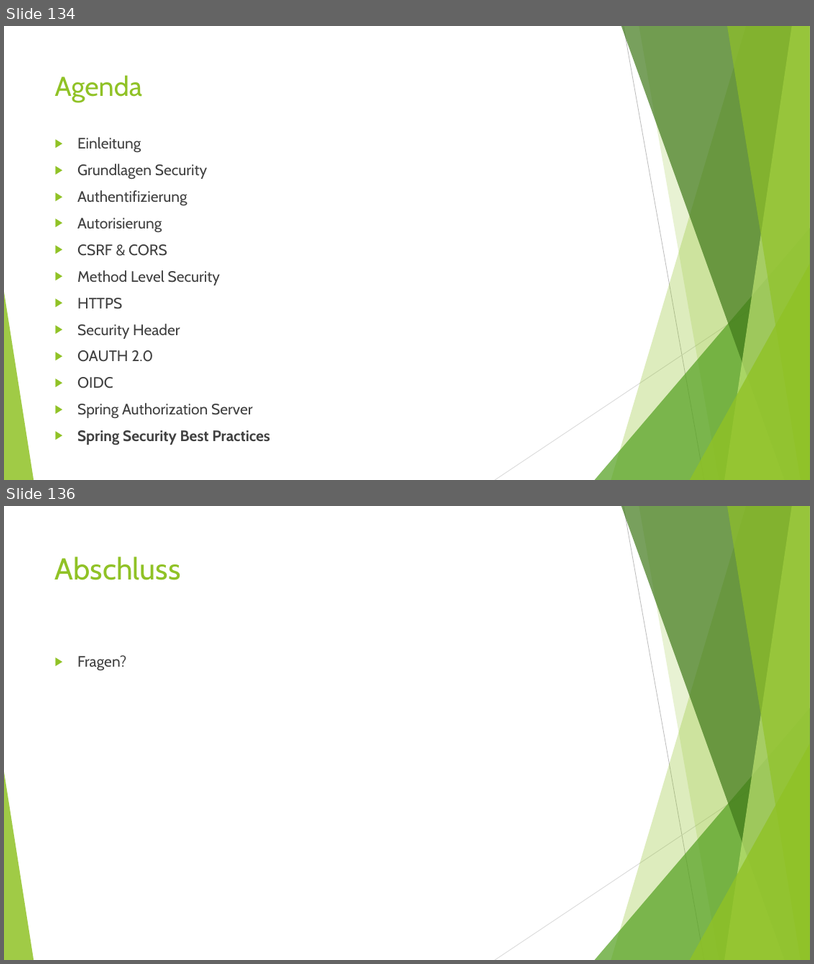
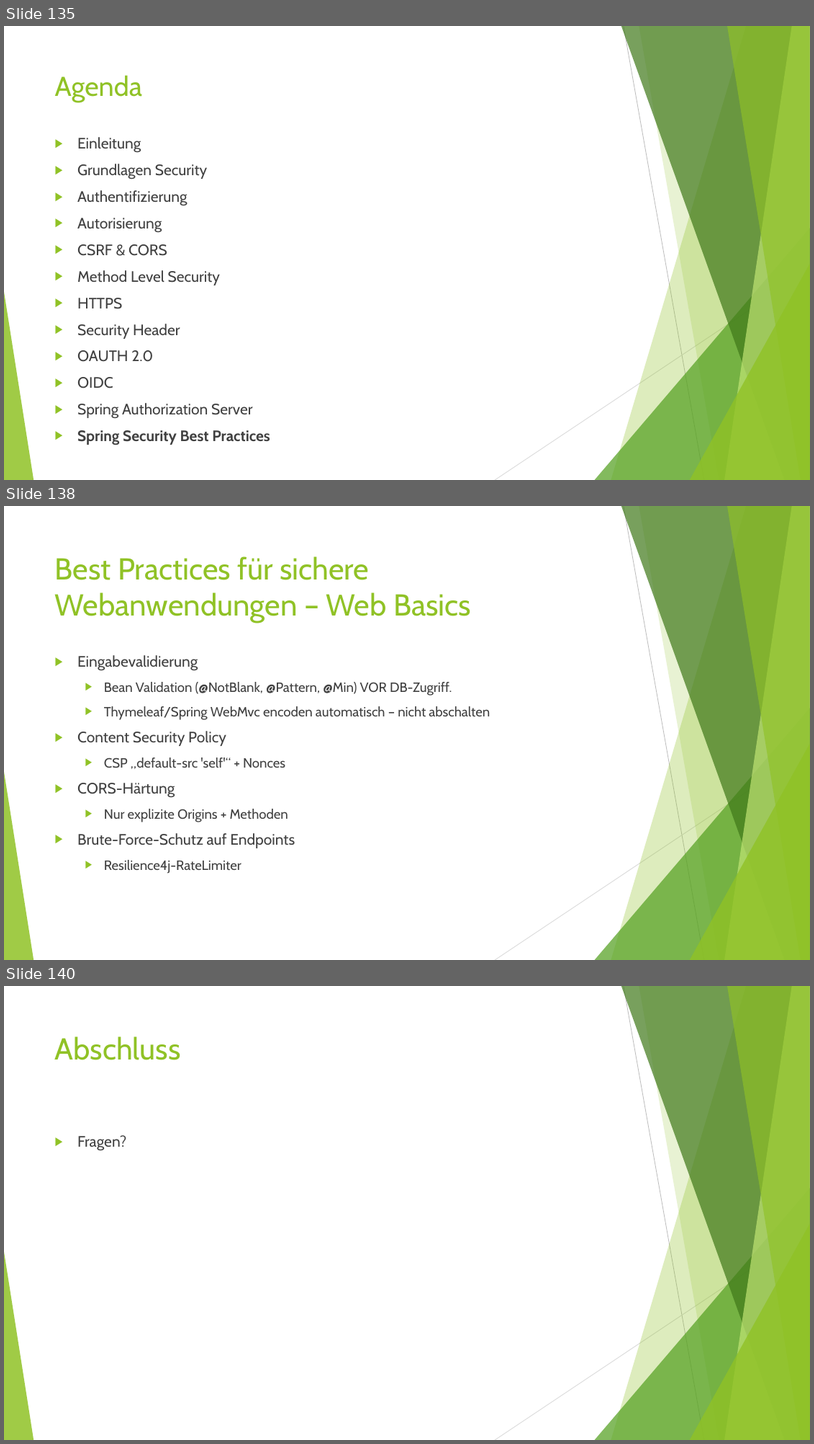
Before and after one commit to MichaelZett/20250708_Spring_Security, a slide deck: Spring_Security.pptx. Shown one above the other, each under a label of ours: slides 134 and 136 before the commit, slides 135, 138 and 140 after it; the slides between them are not shown. The pictures are 814x964 and 814x1444 pixels, drawn with LibreOffice and Linux fonts; fonts in the diff are those of the drawing. Boxes give left, top, right and bottom in pixels: in the first picture for what was removed or moved away, otherwise in the second. Text is boxed around its words. In the diff, an @@ line names an element or a change of style, - is before the commit and + after.

```diff
--- a/Spring_Security.pptx
+++ b/Spring_Security.pptx
@@ slide 138 added at (4,506,810,960), background #FFFFFF; not listed: 10 template elements that a slide beside it also shows @@
@@ title added at (55,556,471,623), 36 pt, text #90C226 @@
+Best Practices für sichere Webanwendungen – Web Basics
@@ text added at (77,655,490,873), 16 pt, text #404040 @@
+▶ Eingabevalidierung
+  ▶ Bean Validation (@NotBlank, @Pattern, @Min) VOR DB-Zugriff.
+  ▶ Thymeleaf/Spring WebMvc encoden automatisch – nicht abschalten
+▶ Content Security Policy
+  ▶ CSP „default-src 'self'“ + Nonces
+▶ CORS-Härtung
+  ▶ Nur explizite Origins + Methoden
+▶ Brute-Force-Schutz auf Endpoints
+  ▶ Resilience4j-RateLimiter
@@ what was slide 134 is now slide 135 @@
@@ what was slide 136 is now slide 140 @@
```
Also in this commit, not shown: 6 slides changed, 3 other slides added.
